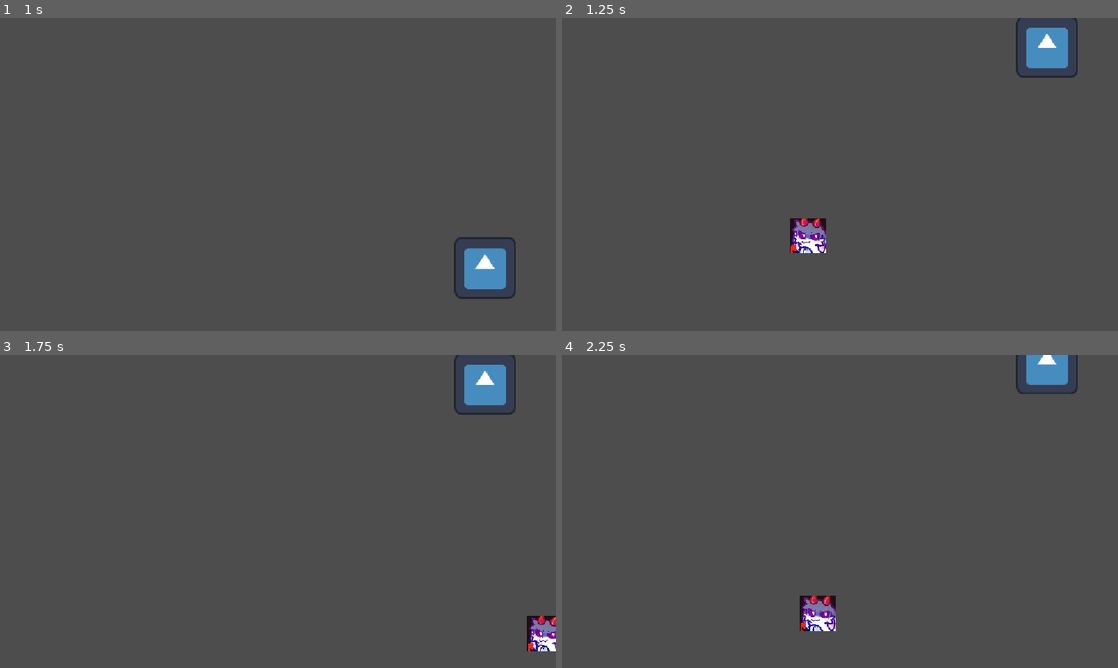
Above: before the commit, frames 1-4 (two rows, left to right).
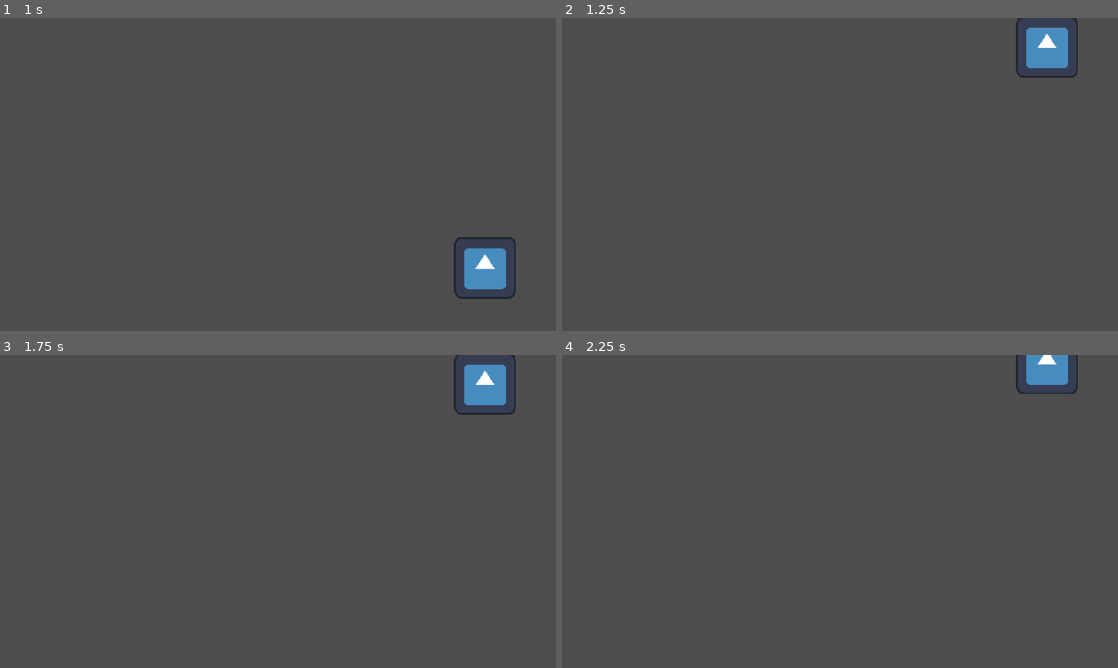
Above: after the commit, the same moments.

Repository: mentallyenifishnt/Test-repo
Game: Godot game, scene res://Scenes/SpawnerTest.tscn
The game is run twice, just before and just after one commit, with the same random seed, the same clock (stepped at 60 frames per second) and the same inputs. This scene is started directly instead of the project's main scene. The engine's default icon, where the game draws it, is replaced by a stand-in: a white triangle on a blue panel in a dark square.
Inputs:
- Up to frame 1 (1 s): tap Enter at 0.5 s; tap Space (Jump) at 0.77 s
- Up to frame 2 (1.25 s): no input
- Up to frame 3 (1.75 s): tap Space (Jump) at 1.52 s
- Up to frame 4 (2.25 s): no input

Frame 1 is identical in both runs. In frame 2, 0.7% of the frame differs, in the area x 41-48%, y 64-76%; in frame 3, 0.6%; in frame 4, 0.7%, in the area x 42-50%, y 76-89%.

Commit message:
worked on bullet some more
still doesn't work

Diff:
--- /dev/null
+++ b/Scenes/Bullet Test.tscn
@@ -0,0 +1,14 @@
+[gd_scene format=3 uid="uid://bkeeifhxdv1ev"]
+
+[ext_resource type="Script" uid="uid://kflr8k4y7e8n" path="res://Scripts/bullet_scene_test.gd" id="1_wbvq0"]
+[ext_resource type="Texture2D" uid="uid://kfw4l5k24qmb" path="res://Images/Sprites/Screenshot 2026-11-21 214158.png" id="2_d2eoa"]
+
+[node name="BulletTest" type="Node2D" unique_id=174613459]
+
+[node name="CharacterBody2D" type="CharacterBody2D" parent="." unique_id=1826204410]
+script = ExtResource("1_wbvq0")
+
+[node name="Sprite2D" type="Sprite2D" parent="CharacterBody2D" unique_id=536954304]
+position = Vector2(0.9999962, 0)
+scale = Vector2(0.32267886, 0.105)
+texture = ExtResource("2_d2eoa")
--- a/Scenes/BulletSceneTest.tscn
+++ /dev/null
@@ -1,12 +0,0 @@
-[gd_scene format=3 uid="uid://bjelmmcrortpa"]
-
-[ext_resource type="Script" uid="uid://kflr8k4y7e8n" path="res://Scripts/bullet_scene_test.gd" id="1_way5w"]
-[ext_resource type="Texture2D" uid="uid://kfw4l5k24qmb" path="res://Images/Sprites/Screenshot 2026-11-21 214158.png" id="2_vmxyo"]
-
-[node name="BulletSceneTest" type="Node2D" unique_id=982838221]
-script = ExtResource("1_way5w")
-BulletVelocity = -20.0
-
-[node name="Sprite2D" type="Sprite2D" parent="." unique_id=795039010]
-scale = Vector2(0.115, 0.115)
-texture = ExtResource("2_vmxyo")
--- a/Scenes/SpawnerTest.tscn
+++ b/Scenes/SpawnerTest.tscn
@@ -2,7 +2,7 @@
 
 [ext_resource type="Script" uid="uid://6k2k7uuknmx0" path="res://Scripts/Spawner Test.gd" id="1_dcp05"]
 [ext_resource type="Texture2D" uid="uid://d04aeigorso2u" path="res://Images/Sprites/icon.svg" id="2_r3f04"]
-[ext_resource type="PackedScene" uid="uid://bjelmmcrortpa" path="res://Scenes/BulletSceneTest.tscn" id="2_r73m3"]
+[ext_resource type="PackedScene" uid="uid://bkeeifhxdv1ev" path="res://Scenes/Bullet Test.tscn" id="2_r73m3"]
 
 [node name="Node2D" type="Node2D" unique_id=1356526119]
 position = Vector2(1005, 390)
--- a/Scripts/bullet_scene_test.gd
+++ b/Scripts/bullet_scene_test.gd
@@ -1,4 +1,6 @@
-extends Node2D
+extends CharacterBody2D
 @export var BulletVelocity: float
 func _process(delta: float) -> void:
 	position.x += BulletVelocity
+func _physics_process(delta: float) -> void:
+	move_and_slide()
